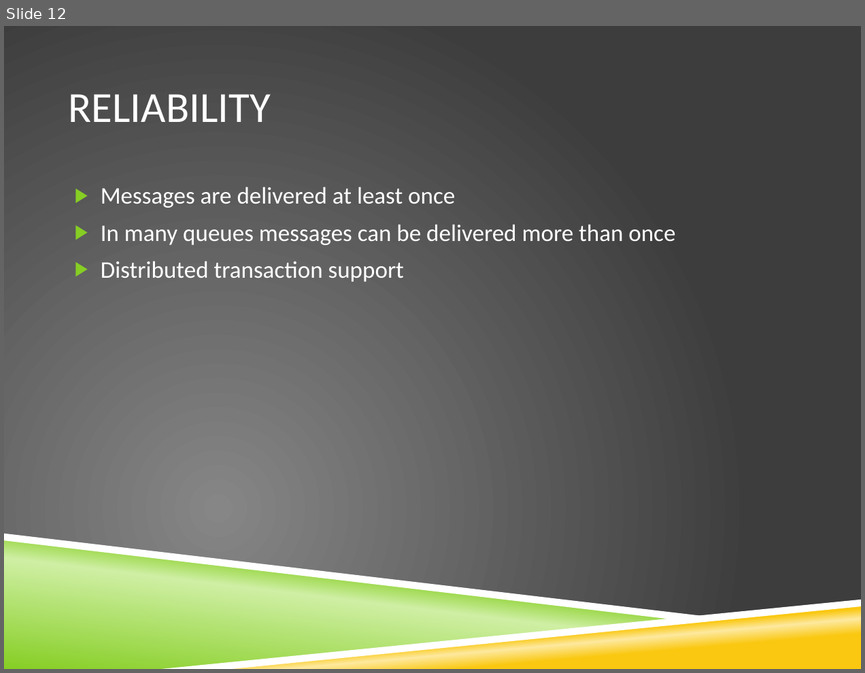
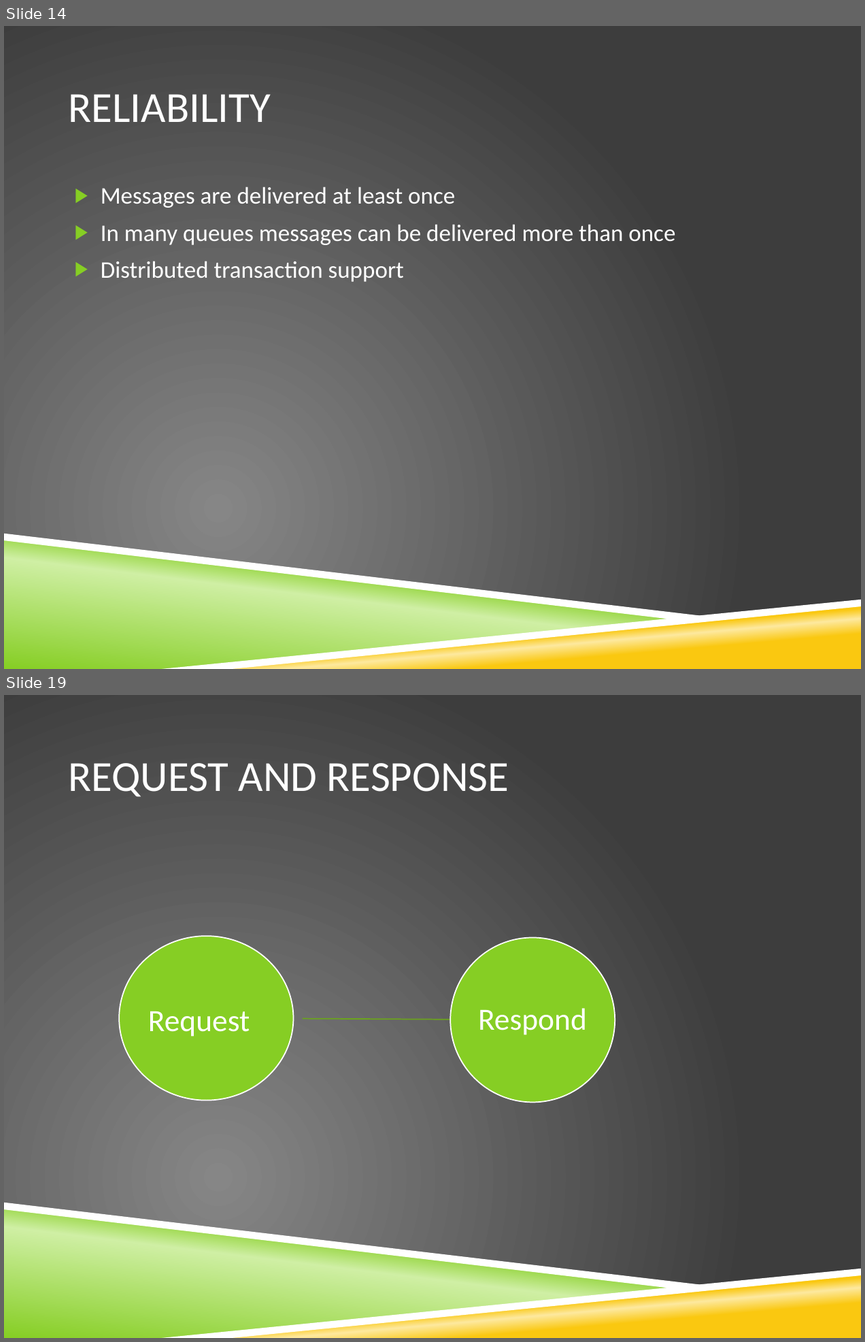
Before and after one commit to stimms/Queues, a slide deck: Queues and message based architecture.pptx. Shown one above the other, each under a label of ours: slide 12 before the commit, slides 14 and 19 after it; the slides between them are not shown. The pictures are 865x673 and 865x1342 pixels, drawn with LibreOffice and Linux fonts; fonts in the diff are those of the drawing; background and template pictures are left out. Boxes give left, top, right and bottom in pixels: in the first picture for what was removed or moved away, otherwise in the second. Text is boxed around its words. In the diff, an @@ line names an element or a change of style, - is before the commit and + after.

```diff
--- a/Queues and message based architecture.pptx
+++ b/Queues and message based architecture.pptx
@@ slide 19 added at (4, 695, 861, 1338), background picture (left out); not listed: 4 template elements that a slide beside it also shows @@
@@ title added at (68, 763, 509, 797), 36 pt, text #FFFFFF @@
+REQUEST AND RESPONSE
@@ text added at (148, 1011, 249, 1036), 26 pt, text #FFFFFF @@
+Request
@@ group added at (119, 936, 615, 1102): 2 ellipses, 1 freeform shape, 1 text @@
+Respond
@@ what was slide 12 is now slide 14 @@
```
Also in this commit, not shown: 4 slides changed, 4 other slides added, 10 other files.
